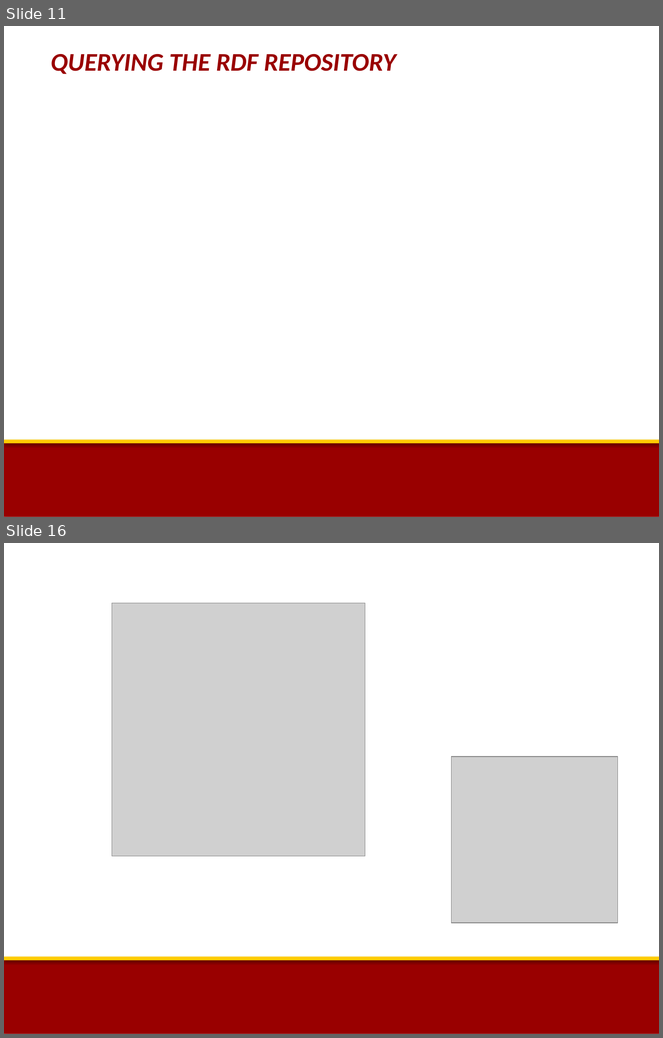
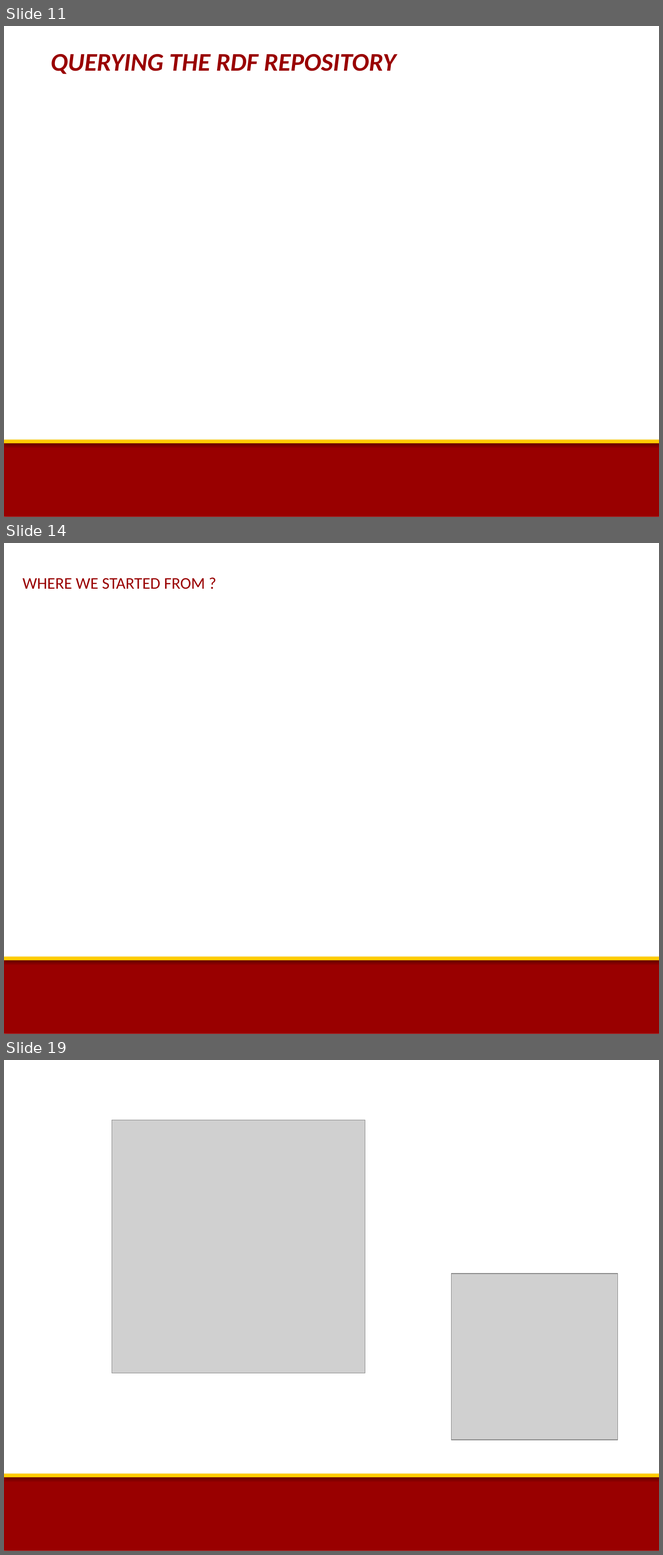
Before and after one commit to deepika087/CSCI-586-Group-2, a slide deck: DBIFinalProjectPresentation_20thNov2017.pptx. Shown one above the other, each under a label of ours: slides 11 and 16 before the commit, slides 11, 14 and 19 after it; the slides between them are not shown. The pictures are 663x1038 and 663x1555 pixels, drawn with LibreOffice and Linux fonts; fonts in the diff are those of the drawing; grey boxes stand for pictures; background and template pictures are left out. Boxes give left, top, right and bottom in pixels: in the first picture for what was removed or moved away, otherwise in the second. Text is boxed around its words. In the diff, an @@ line names an element or a change of style, - is before the commit and + after.

```diff
--- a/DBIFinalProjectPresentation_20thNov2017.pptx
+++ b/DBIFinalProjectPresentation_20thNov2017.pptx
@@ slide 14 added at (4, 543, 659, 1034), background #FFFFFF; not listed: 2 template elements that a slide beside it also shows @@
@@ text added at (23, 578, 205, 589), 18 pt, text #990000 @@
+WHERE WE STARTED FROM ?
@@ what was slide 16 is now slide 19 @@
```
Also in this commit, not shown: 8 slides changed, 4 other slides added, 2 slides removed.
